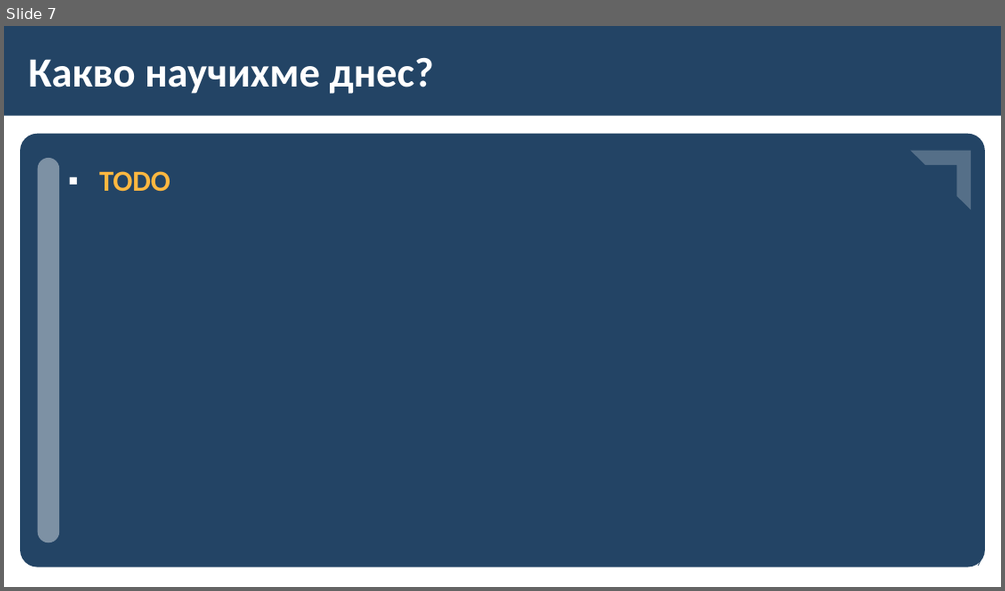
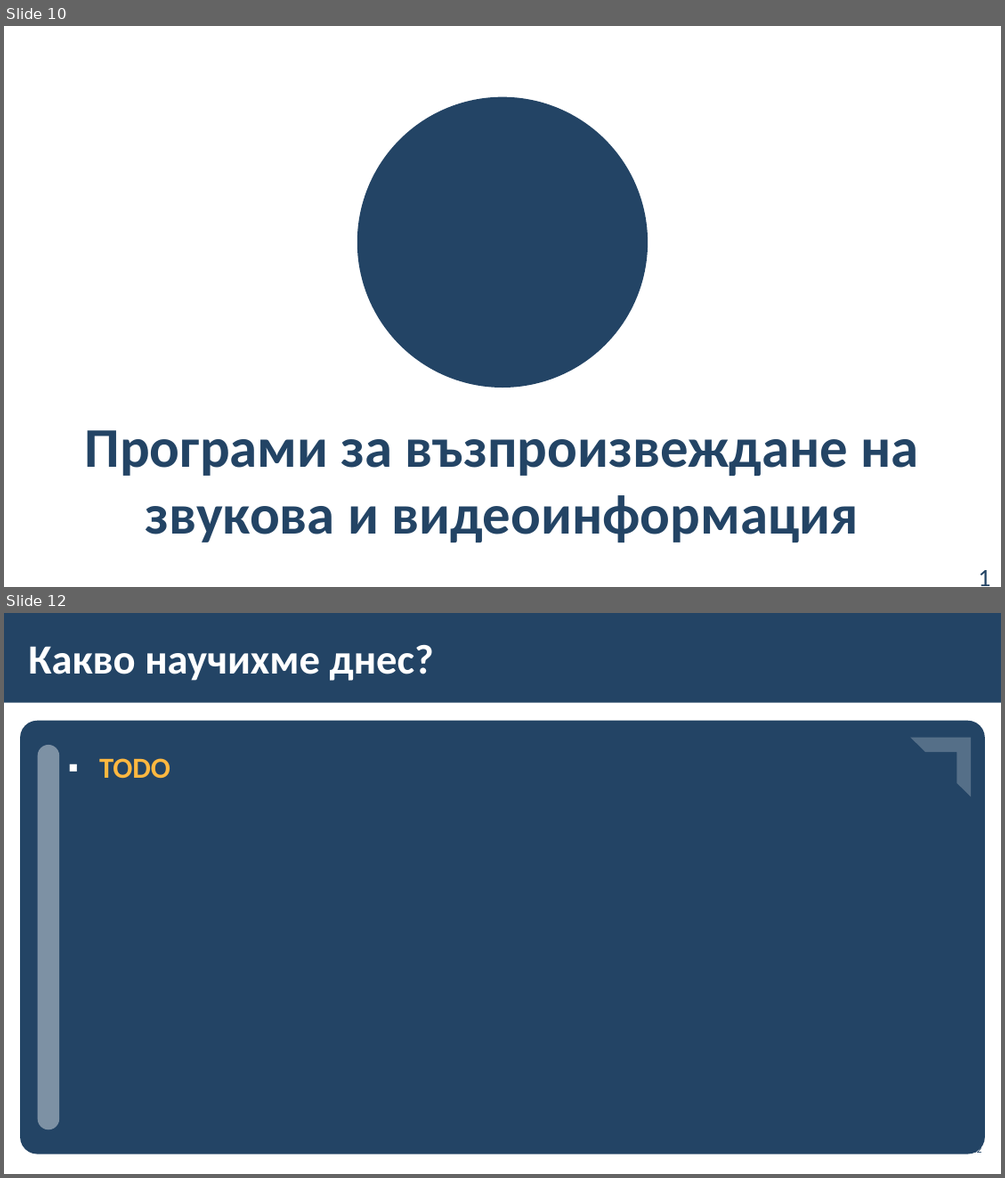
Before and after one commit to BG-IT-Edu/School-Programming, a slide deck: Courses/Computer-Modeling-and-IT/Computer-Modeling-and-IT-5-Class/10-Working-With-Sound-and-Video-Information/10-Working-With-Sound-and-Video-Information.pptx. Shown one above the other, each under a label of ours: slide 7 before the commit, slides 10 and 12 after it; the slides between them are not shown. The pictures are 1005x591 and 1005x1178 pixels, drawn with LibreOffice and Linux fonts; fonts in the diff are those of the drawing; background and template pictures are left out. Boxes give left, top, right and bottom in pixels: in the first picture for what was removed or moved away, otherwise in the second. Text is boxed around its words. In the diff, an @@ line names an element or a change of style, - is before the commit and + after.

```diff
--- a/Courses/Computer-Modeling-and-IT/Computer-Modeling-and-IT-5-Class/10-Working-With-Sound-and-Video-Information/10-Working-With-Sound-and-Video-Information.pptx
+++ b/Courses/Computer-Modeling-and-IT/Computer-Modeling-and-IT-5-Class/10-Working-With-Sound-and-Video-Information/10-Working-With-Sound-and-Video-Information.pptx
@@ slide 10 added at <box>4,26,1001,587</box>, background #FFFFFF @@
@@ ellipse added at <box>357,97,647,388</box>, fill #234465 @@
@@ title added at <box>85,430,918,542</box>, 54 pt, text #234465, bold @@
+Програми за възпроизвеждане на звукова и видеоинформация
@@ page number added at <box>971,558,1001,582</box>, 24 pt, text #234465 @@
+10
@@ what was slide 7 is now slide 12 @@
```
Also in this commit, not shown: 1 slide changed, 4 other slides added.
